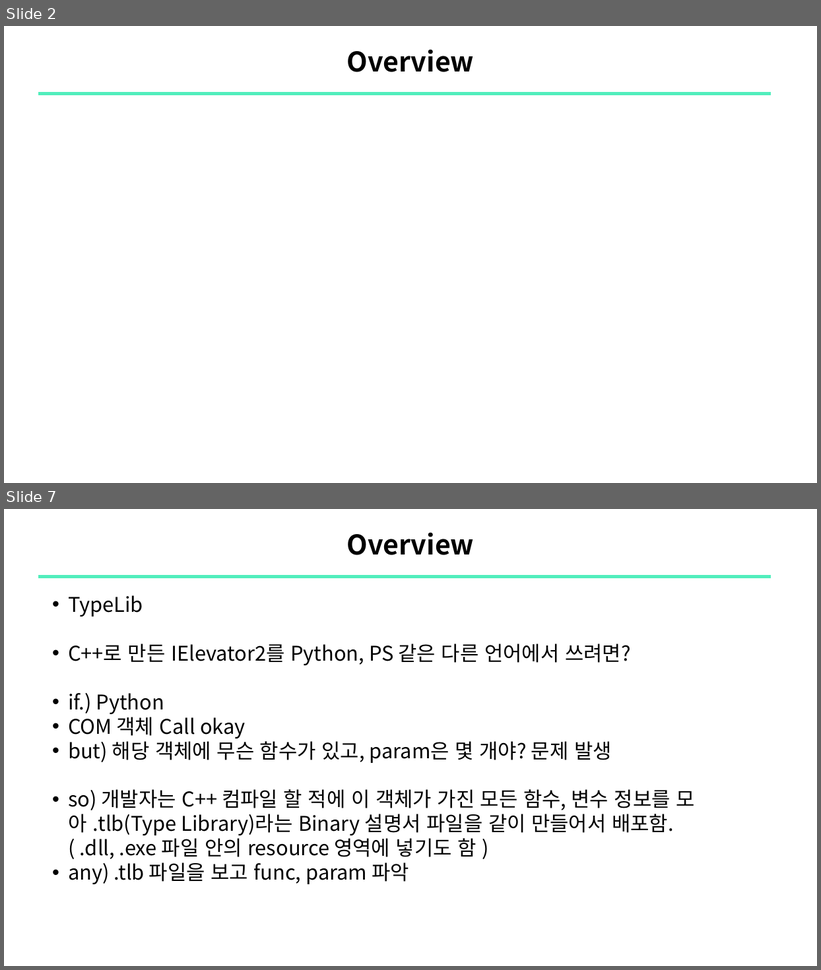
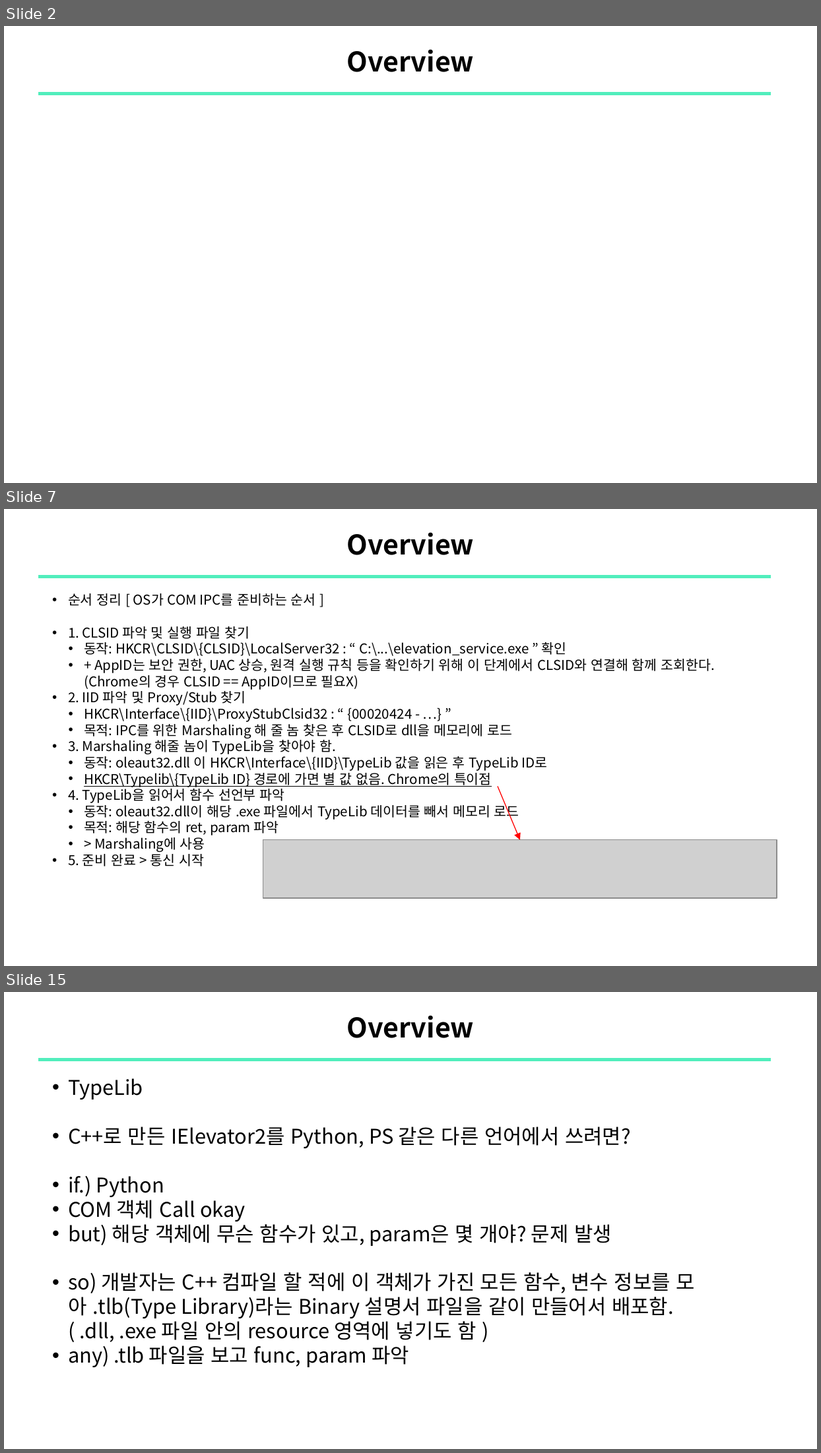
Before and after one commit to sewonpark-sec/SSL-Seminar, a slide deck: 16_COMrade_ABE_Analysis.pptx. Shown one above the other, each under a label of ours: slides 2 and 7 before the commit, slides 2, 7 and 15 after it; the slides between them are not shown. The pictures are 821x970 and 821x1453 pixels, drawn with LibreOffice and Linux fonts; fonts in the diff are those of the drawing; grey boxes stand for pictures. Boxes give left, top, right and bottom in pixels: in the first picture for what was removed or moved away, otherwise in the second. Text is boxed around its words. In the diff, an @@ line names an element or a change of style, - is before the commit and + after.

```diff
--- a/16_COMrade_ABE_Analysis.pptx
+++ b/16_COMrade_ABE_Analysis.pptx
@@ slide 7 added at (4, 509, 817, 966), background #FFFFFF @@
@@ title added at (347, 532, 475, 555), 24 pt, text #000000, bold @@
+Overview
@@ line added from (38, 576) to (772, 576), #51EEBC 3 pt @@
@@ text added at (68, 593, 714, 867), 12 pt, text #000000 @@
+    • 순서 정리 [ OS가 COM IPC를 준비하는 순서 ]
+    • 1. CLSID 파악 및 실행 파일 찾기
+    • 동작: HKCR\CLSID\{CLSID}\LocalServer32 : “ C:\...\elevation_service.exe ” 확인
+      • + AppID는 보안 권한, UAC 상승, 원격 실행 규칙 등을 확인하기 위해 이 단계에서 CLSID와 연결해 함께 조회한다. (Chrome의 경우 CLSID == AppID이므로 필요X)
+      • 2. IID 파악 및 Proxy/Stub 찾기
+      • HKCR\Interface\{IID}\ProxyStubClsid32 : “ {00020424 - …} ”
+      • 목적: IPC를 위한 Marshaling 해 줄 놈 찾은 후 CLSID로 dll을 메모리에 로드
+      • 3. Marshaling 해줄 놈이 TypeLib을 찾아야 함.
+      • 동작: oleaut32.dll 이 HKCR\Interface\{IID}\TypeLib 값을 읽은 후 TypeLib ID로
+      • HKCR\Typelib\{TypeLib ID} 경로에 가면 별 값 없음. Chrome의 특이점
+      • 4. TypeLib을 읽어서 함수 선언부 파악
+      • 동작: oleaut32.dll이 해당 .exe 파일에서 TypeLib 데이터를 빼서 메모리 로드
+      • 목적: 해당 함수의 ret, param 파악
+      • > Marshaling에 사용
+      • 5. 준비 완료 > 통신 시작
@@ arrow added from (498, 786) to (520, 840), #FF0000 0.75 pt @@
@@ picture added at (263, 840, 778, 898) @@
@@ what was slide 7 is now slide 15 @@
```
Also in this commit, not shown: 4 slides changed, 15 other slides added.
